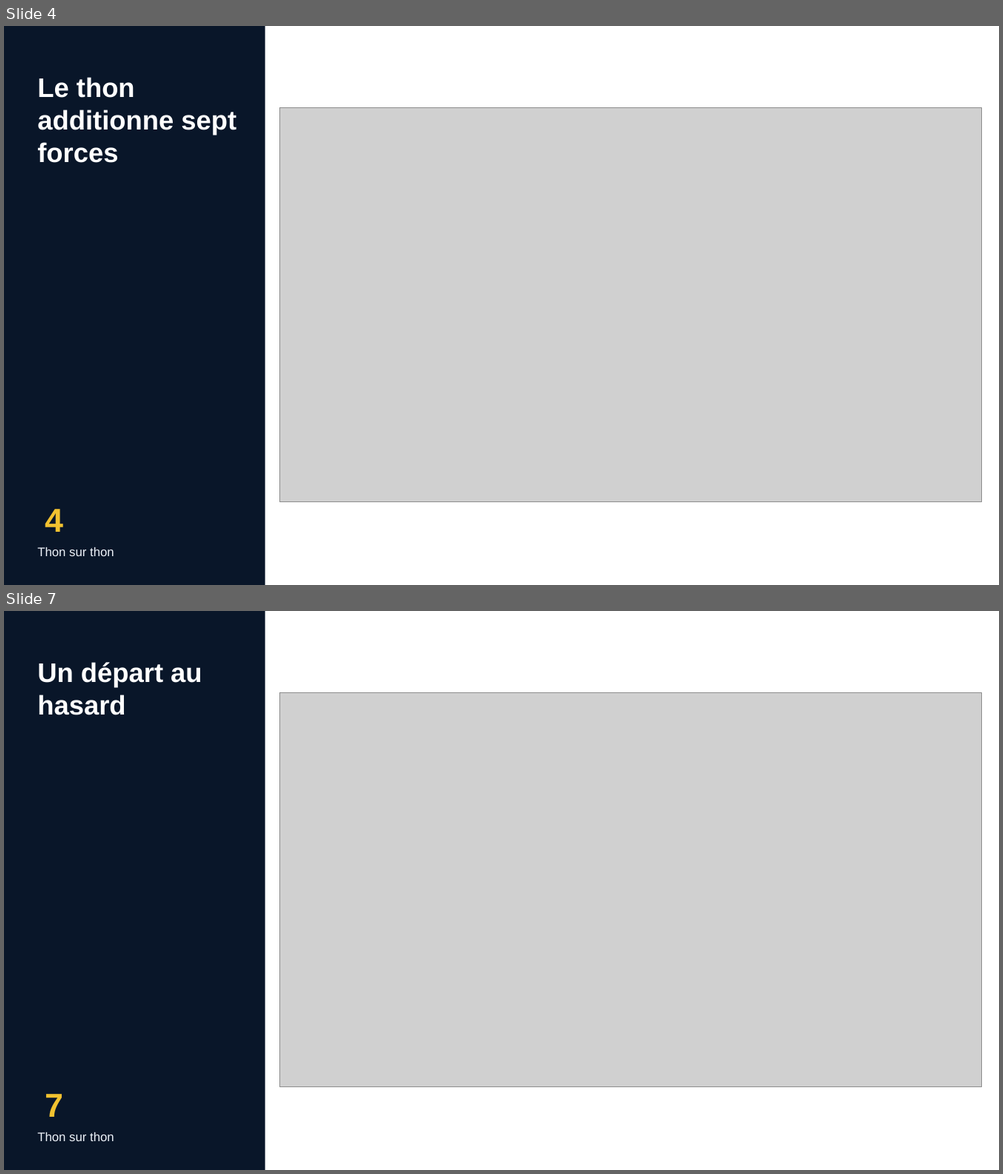
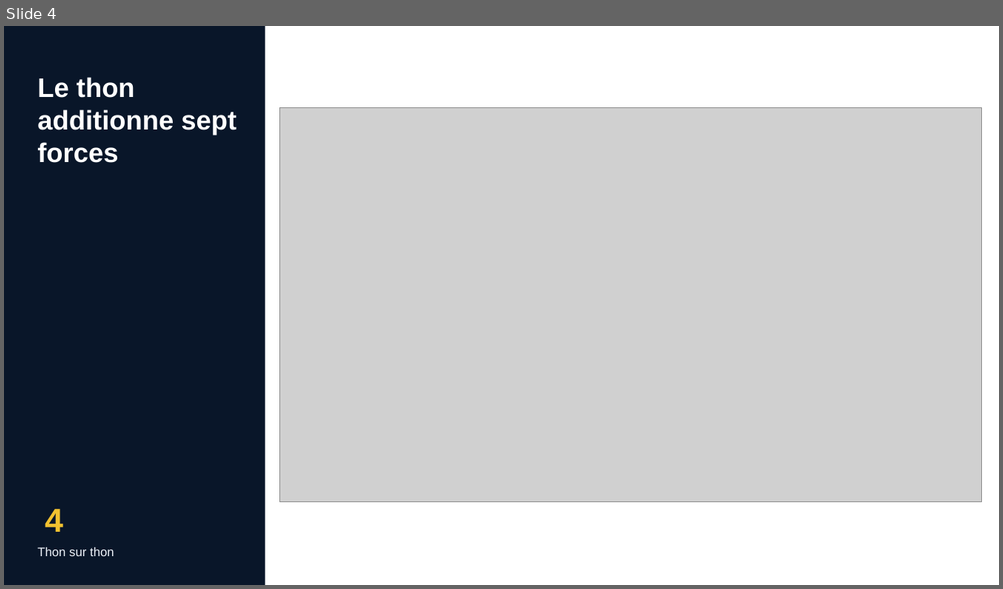
Before and after one commit to Lou-Simon/thon-sur-ton, a slide deck: soutenance/thon-sur-thon.pptx. Shown one above the other, each under a label of ours: slides 4 and 7 before the commit, slide 4 after it; the slides between them are not shown. The pictures are 1003x1174 and 1003x589 pixels, drawn with LibreOffice and Linux fonts; fonts in the diff are those of the drawing; grey boxes stand for pictures. Boxes give left, top, right and bottom in pixels: in the first picture for what was removed or moved away, otherwise in the second. Text is boxed around its words. In the diff, an @@ line names an element or a change of style, - is before the commit and + after.

```diff
--- a/soutenance/thon-sur-thon.pptx
+++ b/soutenance/thon-sur-thon.pptx
@@ slide 7 removed at box(4, 611, 999, 1170), background #FFFFFF; not listed: 2 template elements that a slide beside it also shows @@
@@ title removed at box(37, 662, 202, 715) @@
-Un départ au hasard
@@ picture removed at box(280, 693, 982, 1088) @@
@@ page number removed at box(45, 1094, 63, 1117) @@
-7
```
Also in this commit, not shown: 1 slide changed, 1 slide added, 3 other slides removed, 6 other files.
